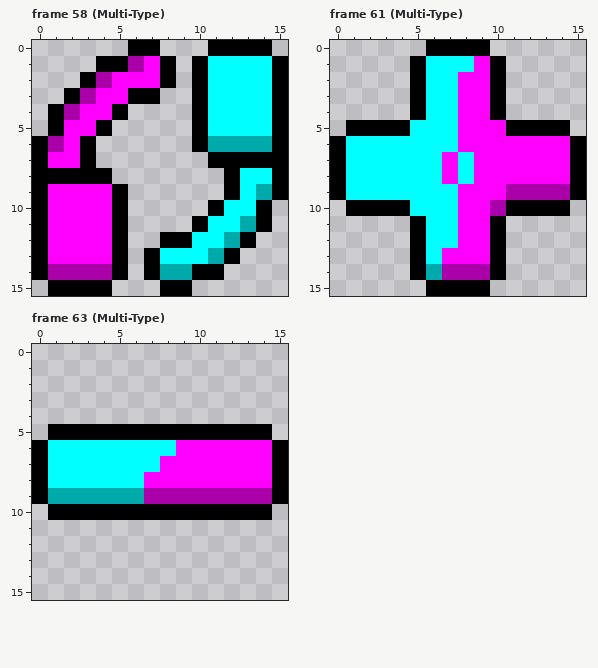
Pixel-art file: ase/PU.ase. Above is the file before it was changed.
16x16 pixels, 72 frames. Shown: frame 58 (Multi-Type), frame 61 (Multi-Type), frame 63 (Multi-Type). The commit also changed other frames, which this record leaves out.
After:
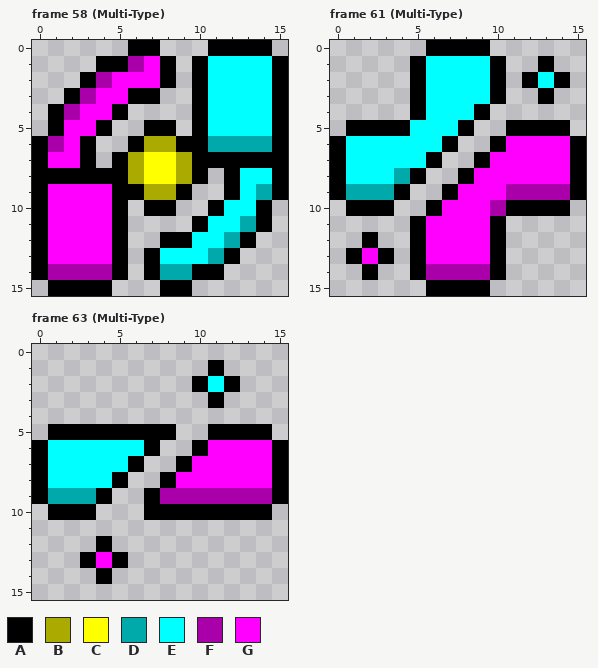
Palette (. is transparent): A #000000  B #aaaa00  C #ffff00  D #00aaaa  E #00ffff  F #aa00aa  G #ff00ff
Edits made:
Frame 58 (Multi-Type), layer "PU":
y 5: x 7..8 .. -> AA
y 6: x 6..9 .... -> ABBA
y 7..8: x 5..10 ...... -> ABCCBA
y 9: x 6..9 .... -> ABBA
y 10: x 7..8 .. -> AA
Frame 61 (Multi-Type), layer "PU":
y 1: x 9 G -> E; x 13 . -> A
y 2: x 8..9 GG -> EE; x 12..14 ... -> AEA
y 3: x 8..9 GG -> EE; x 13 . -> A
y 4: x 8..10 GGA -> EA.
y 5: x 8..10 GGG -> A..
y 6: x 7..10 EGGG -> A..A
y 7: x 6..9 EGEG -> A..A
y 8: x 4..8 EEEGE -> DA..A
y 9: x 1..7 EEEEEEE -> DDDA..A
y 10: x 4..7 AEEE -> ..AG
y 11: x 6..7 EE -> GG
y 12: x 2 . -> A; x 6..7 EE -> GG
y 13: x 1..3 ... -> AGA; x 6 E -> G
y 14: x 2 . -> A; x 6 D -> F
Frame 63 (Multi-Type), layer "PU":
y 1: x 11 . -> A
y 2: x 10..12 ... -> AEA
y 3: x 11 . -> A
y 5: x 9..10 AA -> ..
y 6: x 7..10 EEGG -> A..A
y 7: x 6..9 EEGG -> A..A
y 8: x 5..8 EEGG -> A..A
y 9: x 4..7 DDDF -> A..A
y 10: x 4..6 AAA -> ...
y 12: x 4 . -> A
y 13: x 3..5 ... -> AGA
y 14: x 4 . -> A
Pixel boxes of the changes (left, top, right, bottom) in both pictures:
added: (112, 120, 208, 216)
changed: (346, 56, 570, 280)
changed: (80, 360, 240, 584)
